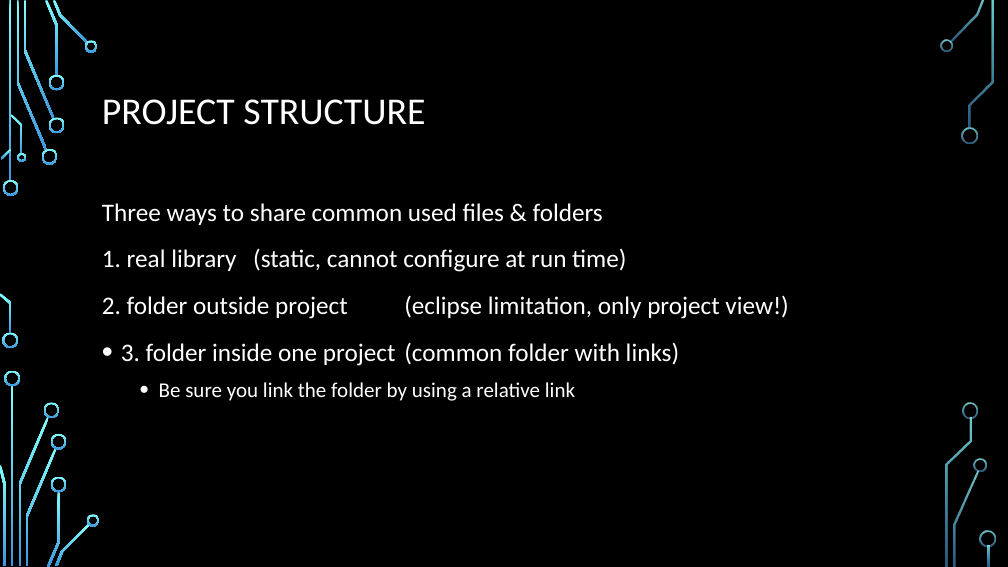
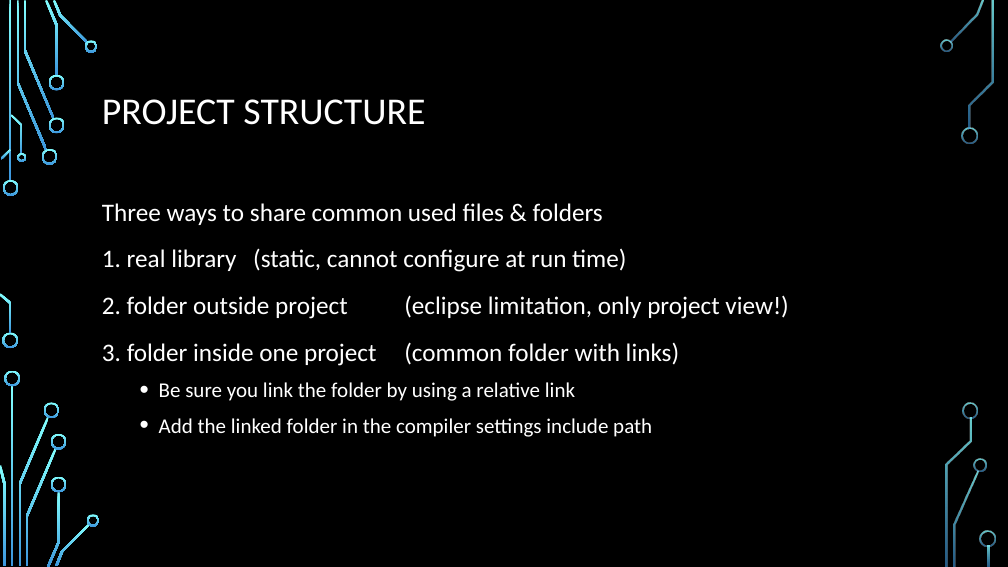
Before and after one commit to Gi-gio/killerRobot, a slide deck: slide 5 of Recap_06.10.17.pptx. Drawn at 1008x567 pixels with LibreOffice and Linux fonts; fonts in the diff are those of the drawing; background and template pictures are left out. Boxes give left, top, right and bottom in pixels: in the first picture for what was removed or moved away, otherwise in the second. Text is boxed around its words. In the diff, an @@ line names an element or a change of style, - is before the commit and + after.

```diff
--- a/Recap_06.10.17.pptx
+++ b/Recap_06.10.17.pptx
@@ text at [102,342,679,366]: bullet • to none @@
@@ text at [159,418,652,437]: paragraph added @@
+  • Add the linked folder in the compiler settings include path
```
Also in this commit, not shown: 2 other slides changed, 3 slides added, 1 other file.
